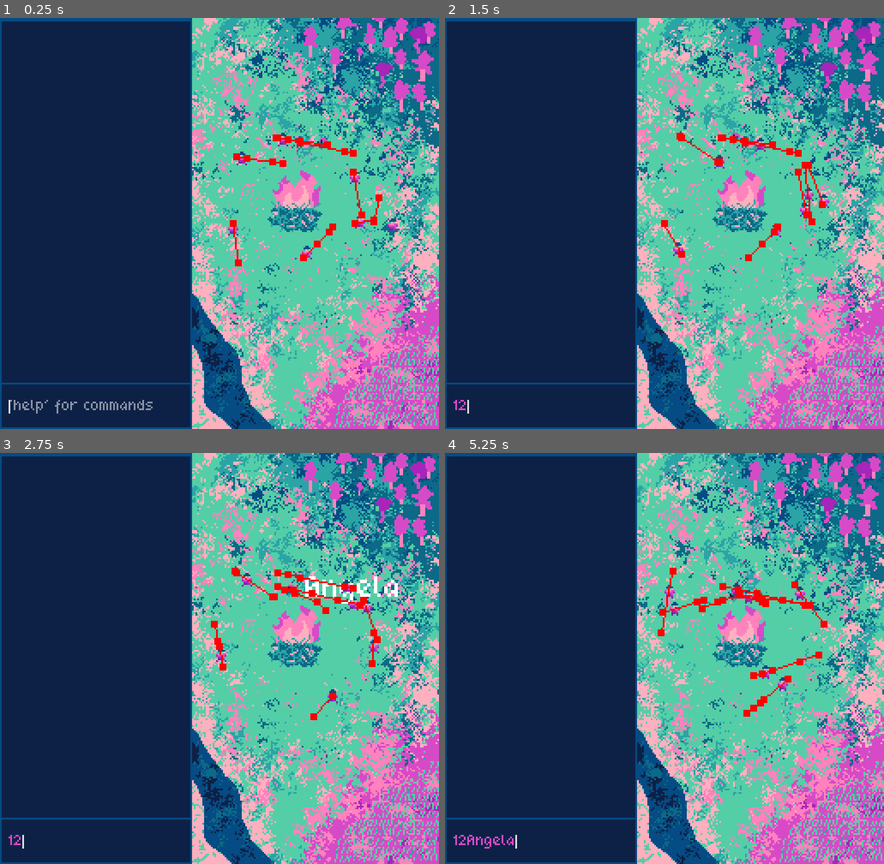
Above: before the commit, frames 1-4 (two rows, left to right).
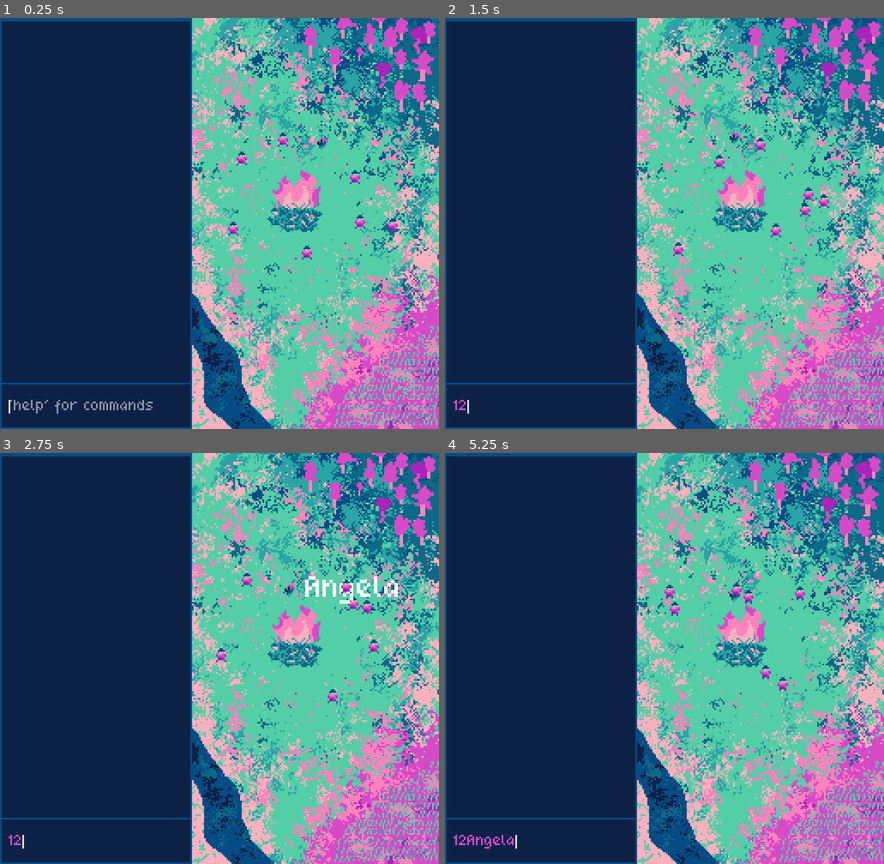
Above: after the commit, the same moments.

Repository: BoopEnthusiast/Micro-Jam-15
Game: Godot game, scene res://scenes/main.tscn
Same seed, same stepped clock (60 frames per second), same inputs: the game is played once before the commit and once after it.
Inputs (mouse positions are in pixels of both pictures, inside the frame that each line leads up to):
- Up to frame 1 (0.25 s): no input
- Up to frame 2 (1.5 s): click (545, 408) at 0.52 s; type "12" at 0.6 s; move the mouse to (541, 383) at 1.27 s
- Up to frame 3 (2.75 s): move the mouse to (359, 617) at 2.02 s
- Up to frame 4 (5.25 s): type "Angela" at 2.75 s; move the mouse to (708, 568) at 3.52 s; move the mouse to (642, 740) at 4.27 s; move the mouse to (796, 720) at 5.02 s

The runs differ from the first frame. In frame 1, 0.8% of the frame differs, in the area x 52-88%, y 28-61%; in frame 2, 0.8%; in frame 3, 0.9%; in frame 4, 1.0%, in the area x 48-88%, y 27-65%.

Commit message:
debug line off

Diff:
--- a/scenes/main.tscn
+++ b/scenes/main.tscn
@@ -77,7 +77,8 @@
 
 
 func _enter_tree():
-	pass"
+	pass
+"
 
 [sub_resource type="Curve" id="Curve_c55bt"]
 _data = [Vector2(0, 1), 0.0, -0.229918, 0, 0, Vector2(0.992509, 0), -2.52763, 0.0, 0, 0]
--- a/scenes/npc.tscn
+++ b/scenes/npc.tscn
@@ -25,7 +25,6 @@
 avoidance_enabled = true
 radius = 5.0
 neighbor_distance = 100.0
-debug_enabled = true
 script = ExtResource("2_p53yk")
 
 [node name="Collider" type="CollisionShape2D" parent="."]
